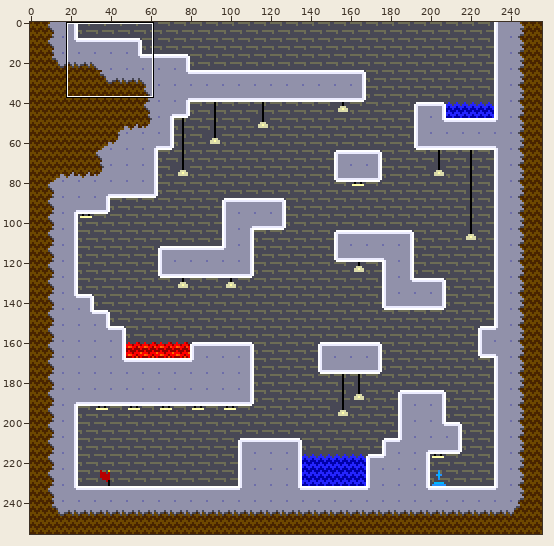
Edited in one commit: pixel-art file (aseprite work/level 1.aseprite). The first picture is a wide view before the edit; the outline marks the close-up.
Close-up. Earlier state:
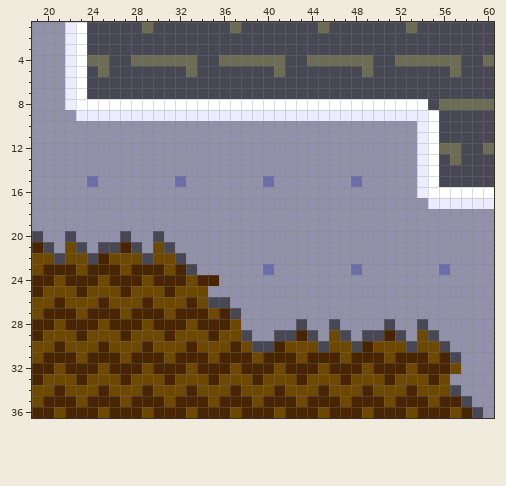
256x256 pixels, 1 frame. Shown: x 19..60, y 1..36.
Now the later version:
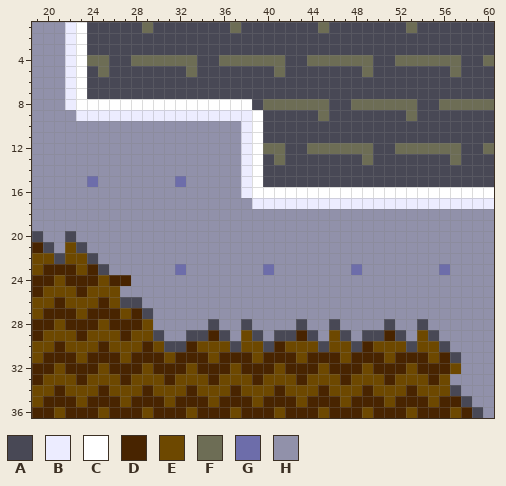
Palette (. is transparent): A #484855  B #ececff  C #ffffff  D #482400  E #6d4800  F #6d6d55  G #6d6daa  H #9191aa
From old to new:
Layer "Tilemap 1":
y 8: x 39..54 CCCCCCCCCCCCCCCC -> AFFFFFFAAFFFFFFA
y 9: x 39..55 BBBBBBBBBBBBBBBBC -> CAAAAAFAAAAAAAFAA
y 10..11: x 38..55 HHHHHHHHHHHHHHHHBC -> BCAAAAAAAAAAAAAAAA
y 12: x 38..55 HHHHHHHHHHHHHHHHBC -> BCFFAAFFFFFFAAFFFF
y 13: x 38..55 HHHHHHHHHHHHHHHHBC -> BCAFAAAAAAAFAAAAAA
y 14: x 38..55 HHHHHHHHHHHHHHHHBC -> BCAAAAAAAAAAAAAAAA
y 15: x 38..55 HHGHHHHHHHGHHHHHBC -> BCAAAAAAAAAAAAAAAA
y 16: x 38..54 HHHHHHHHHHHHHHHHB -> BCCCCCCCCCCCCCCCC
y 17: x 39..54 HHHHHHHHHHHHHHHH -> BBBBBBBBBBBBBBBB
y 20: x 27 A -> H; x 30 A -> H
y 21: x 25..28 AADA -> HHHH; x 30..31 EA -> HH
y 22: x 25..32 DEEEAEEA -> HHHHHHHH
y 23: x 25..33 DDEDDDEDA -> AHHHHHHGH
y 24: x 28..35 DEDDDEDD -> HHHHHHHH
y 25: x 27..34 DEEEDEEE -> HHHHHHHH
y 26: x 27..36 EEDEEEDEAA -> AAHHHHHHHH
y 27: x 29..37 DDEDDDEDA -> AHHHHHHHH
y 28: x 30..38 DDDEDDDEH -> HHHHHAHHA
y 29: x 30..34 EDEEE -> AHHAA; x 36..39 EEAH -> AHEA
y 30: x 31..32 EE -> AA; x 37 D -> A; x 39 A -> E
Pixel boxes of the changes (left, top, right, bottom) in both close-ups:
changed: (241, 99, 439, 209)
changed: (98, 231, 263, 352)
